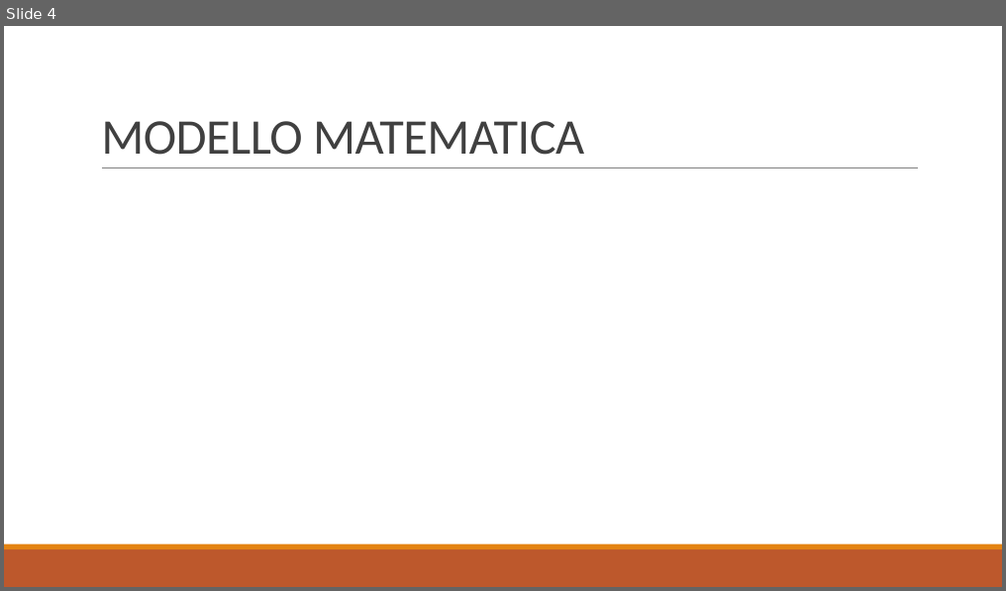
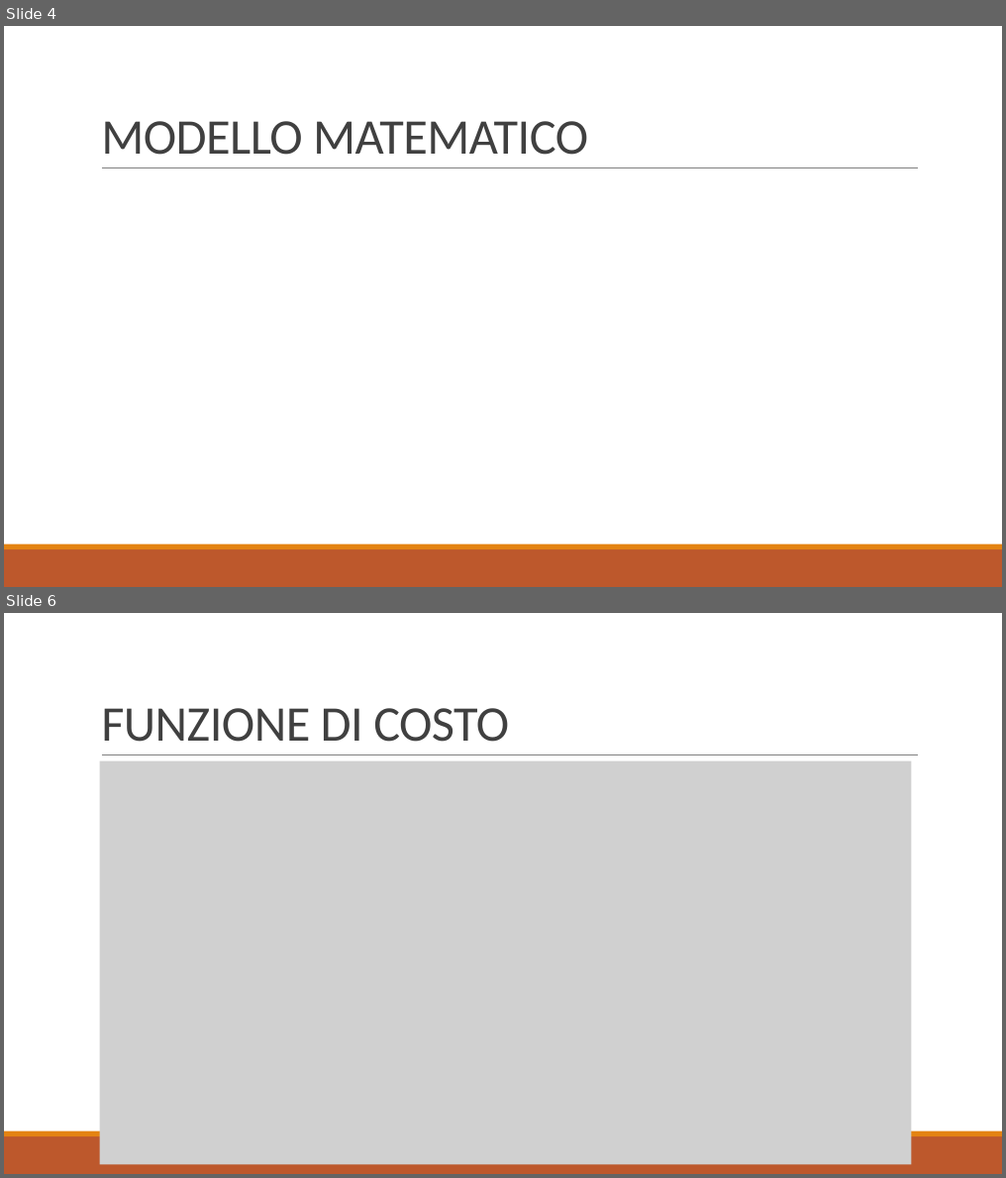
Before and after one commit to baldimario/Simplex, a slide deck: IDENTICAZIONE SISTEMA DI CARICHE PUNTIFORMI DA MISURE DI.pptx. Shown one above the other, each under a label of ours: slide 4 before the commit, slides 4 and 6 after it; the slides between them are not shown. The pictures are 1006x591 and 1006x1178 pixels, drawn with LibreOffice and Linux fonts; fonts in the diff are those of the drawing; grey boxes stand for pictures. Boxes give left, top, right and bottom in pixels: in the first picture for what was removed or moved away, otherwise in the second. Text is boxed around its words. In the diff, an @@ line names an element or a change of style, - is before the commit and + after.

```diff
--- a/IDENTICAZIONE SISTEMA DI CARICHE PUNTIFORMI DA MISURE DI.pptx
+++ b/IDENTICAZIONE SISTEMA DI CARICHE PUNTIFORMI DA MISURE DI.pptx
@@ slide 6 added at [4,613,1002,1174], background #FFFFFF; not listed: 3 template elements that a slide beside it also shows @@
@@ title added at [101,708,509,742], 48 pt, text #404040 @@
+FUNZIONE DI COSTO
@@ picture added at [100,761,912,1164] @@
@@ slide 4 changed as well @@
@@ title at [101,121,588,155]: text changed @@
-MODELLO MATEMATICA
+MODELLO MATEMATICO
```
Also in this commit, not shown: 8 other slides changed, 2 other slides added, 2 slides removed, 2 other files.
